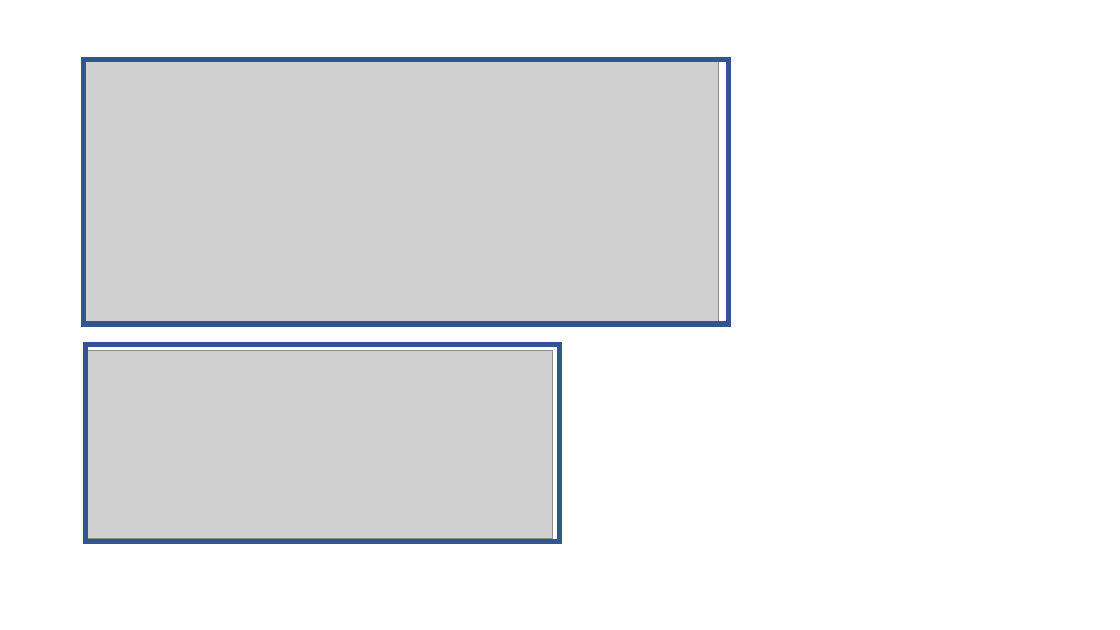
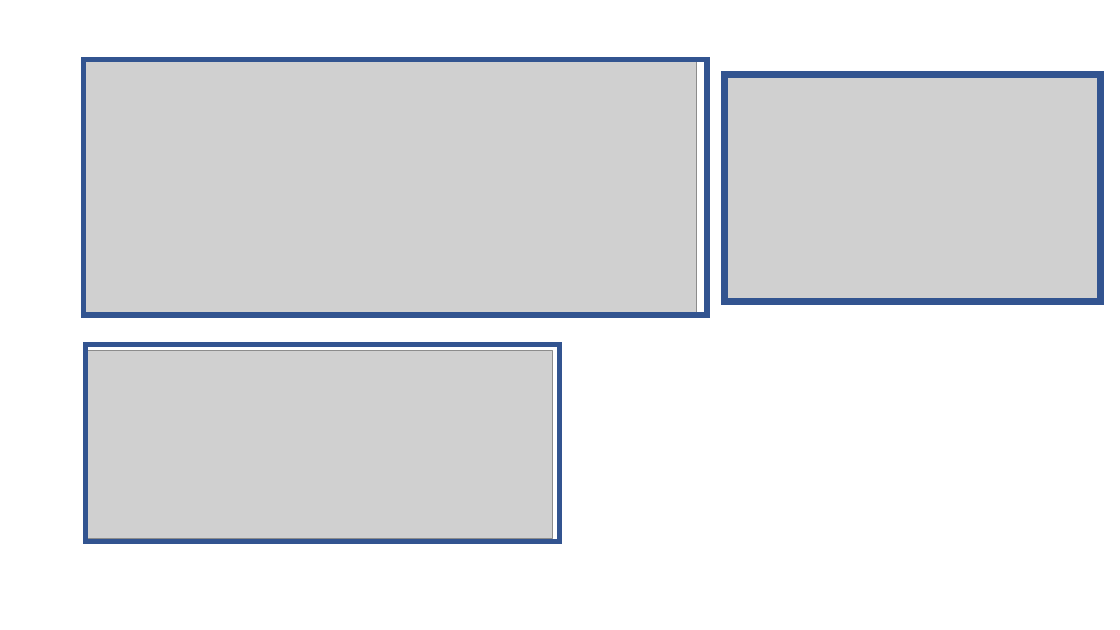
Before and after one commit to shawn-flunge/study, a slide deck: slide 2 of javaTutoring/first/1st_material.pptx. Drawn at 1120x630 pixels with LibreOffice and Linux fonts; fonts in the diff are those of the drawing; grey boxes stand for pictures. Boxes give left, top, right and bottom in pixels: in the first picture for what was removed or moved away, otherwise in the second. Text is boxed around its words. In the diff, an @@ line names an element or a change of style, - is before the commit and + after.

Commit message:
c와 비교한 설명 추가

```diff
--- a/javaTutoring/first/1st_material.pptx
+++ b/javaTutoring/first/1st_material.pptx
@@ picture: place and size @@
-picture at <box>83,60,718,324</box>
+picture at <box>83,60,697,315</box>
@@ rectangle: place and size @@
-rectangle at <box>83,60,729,324</box>
+rectangle at <box>83,60,707,315</box>
@@ picture added at <box>725,76,1098,299</box> @@
@@ rectangle added at <box>725,75,1101,302</box>, outline #325491 6 pt @@
```
